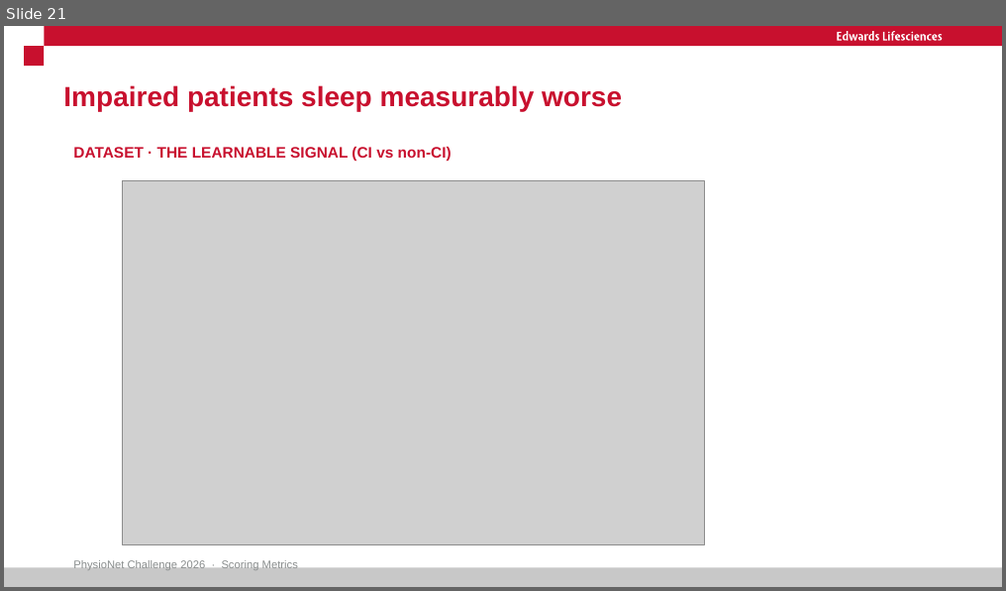
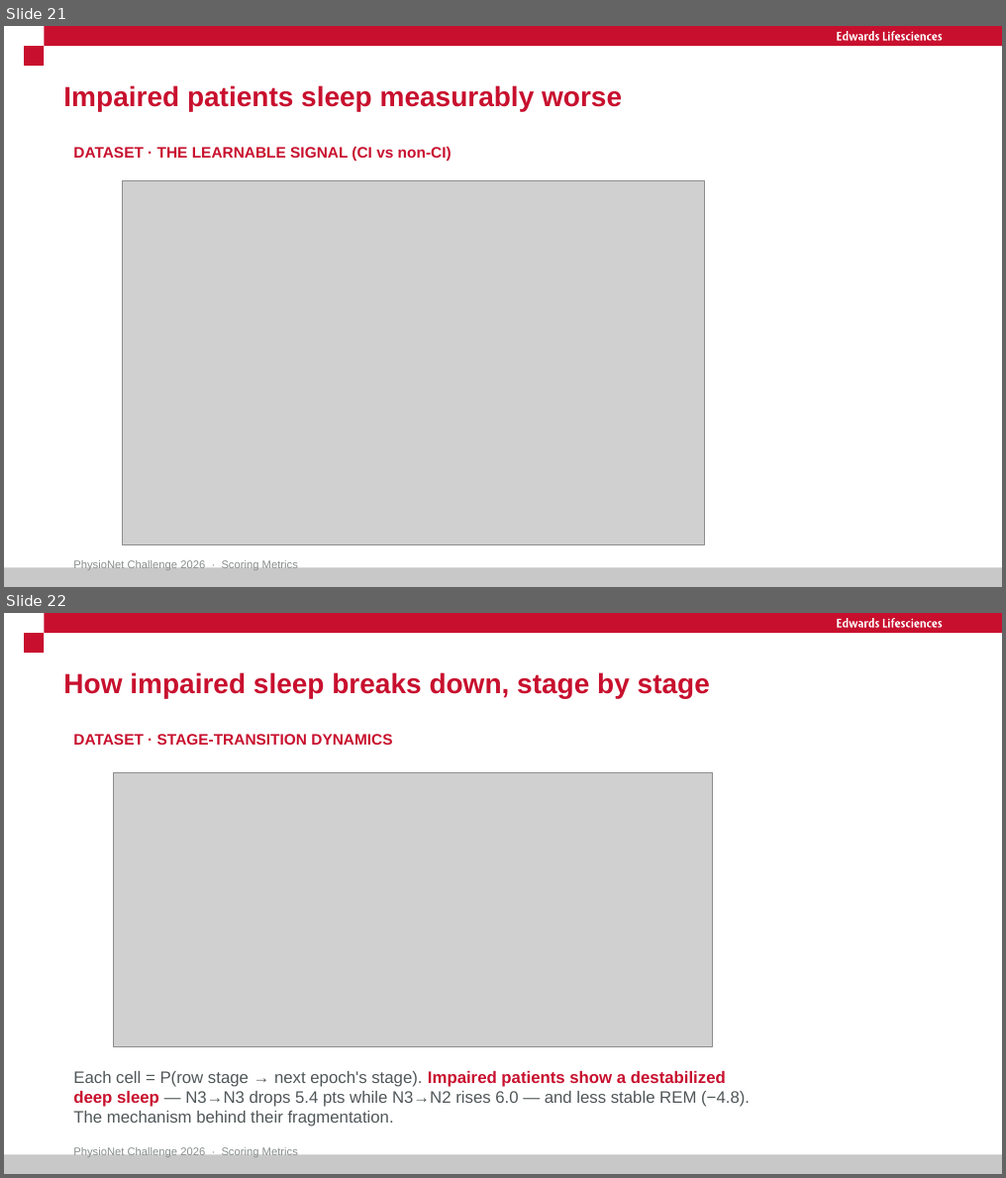
Before and after one commit to ArshiaIlaty/Sleeper, a slide deck: PhysioNet Challenge 2026 - Scoring Metrics.pptx. Shown one above the other, each under a label of ours: slide 21 before the commit, slides 21 and 22 after it. The pictures are 1006x591 and 1006x1178 pixels, drawn with LibreOffice and Linux fonts; fonts in the diff are those of the drawing; grey boxes stand for pictures. Boxes give left, top, right and bottom in pixels: in the first picture for what was removed or moved away, otherwise in the second. Text is boxed around its words. In the diff, an @@ line names an element or a change of style, - is before the commit and + after.

```diff
--- a/PhysioNet Challenge 2026 - Scoring Metrics.pptx
+++ b/PhysioNet Challenge 2026 - Scoring Metrics.pptx
@@ slide 22 added at box(4, 613, 1002, 1174), background #FFFFFF; not listed: 4 template elements that a slide beside it also shows @@
@@ title added at box(63, 672, 710, 698), 20 pt, text #C8102E, bold @@
+How impaired sleep breaks down, stage by stage
@@ text added at box(73, 734, 392, 745), 11 pt, text #C8102E, bold @@
+DATASET · STAGE-TRANSITION DYNAMICS
@@ picture added at box(114, 772, 713, 1047) @@
@@ text added at box(73, 1071, 749, 1127), 12 pt, text #505759 @@
+Each cell = P(row stage → next epoch's stage). Impaired patients show a destabilized deep sleep — N3→N3 drops 5.4 pts while N3→N2 rises 6.0 — and less stable REM (−4.8). The mechanism behind their fragmentation.
@@ text added at box(73, 1148, 298, 1157), 8 pt, text #898D8D @@
+PhysioNet Challenge 2026 · Scoring Metrics
```
Also in this commit, not shown: 1 other slide added, 25 other files.
